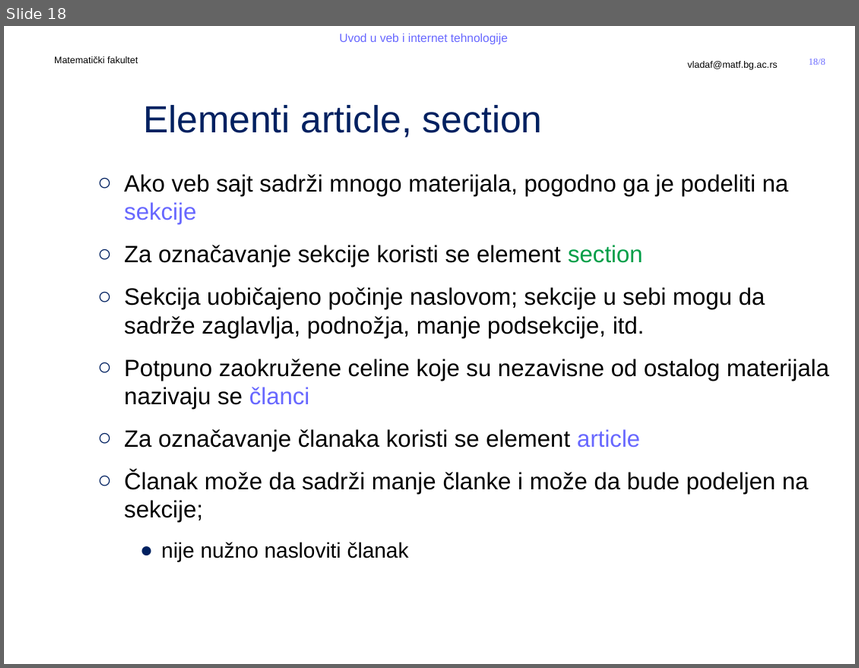
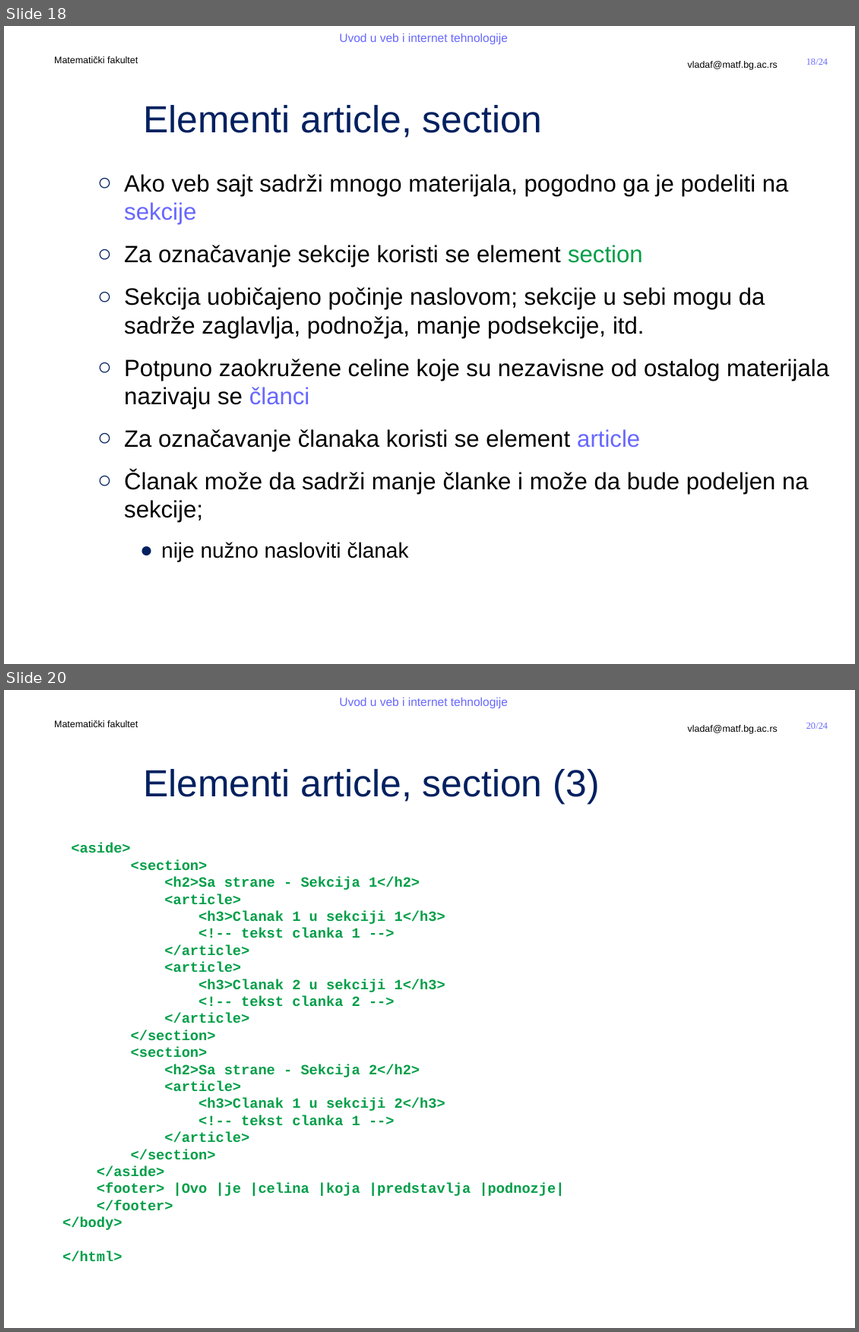
Before and after one commit to MatfUVIT/info, a slide deck: predavanja/prezentacije/UVIT03-01-HTML 5.pptx. Shown one above the other, each under a label of ours: slide 18 before the commit, slides 18 and 20 after it; the slides between them are not shown. The pictures are 859x668 and 859x1332 pixels, drawn with LibreOffice and Linux fonts; fonts in the diff are those of the drawing; background and template pictures are left out. Boxes give left, top, right and bottom in pixels: in the first picture for what was removed or moved away, otherwise in the second. Text is boxed around its words. In the diff, an @@ line names an element or a change of style, - is before the commit and + after.

```diff
--- a/predavanja/prezentacije/UVIT03-01-HTML 5.pptx
+++ b/predavanja/prezentacije/UVIT03-01-HTML 5.pptx
@@ slide 20 added at [4,690,855,1328], background #FFFFFF; not listed: 5 template elements that a slide beside it also shows @@
@@ title added at [143,769,600,804], 32 pt, text #002060 @@
+Elementi article, section (3)
@@ text added at [63,843,565,1262], 12 pt, text #009E47, bold @@
+<aside>
+<section>
+<h2>Sa strane - Sekcija 1</h2>
+<article>
+<h3>Clanak 1 u sekciji 1</h3>
+<!-- tekst clanka 1 -->
+</article>
+<article>
+<h3>Clanak 2 u sekciji 1</h3>
+<!-- tekst clanka 2 -->
+</article>
+</section>
+<section>
+<h2>Sa strane - Sekcija 2</h2>
+<article>
+<h3>Clanak 1 u sekciji 2</h3>
+<!-- tekst clanka 1 -->
+</article>
+</section>
+</aside>
+<footer> |Ovo |je |celina |koja |predstavlja |podnozje|
+</footer>
+</body>
+</html>
@@ page number at [807,59,828,65]: text changed @@
-18/8
+18/24
```
Also in this commit, not shown: 2 slides changed, 3 other slides added, 1 slide removed, 2 other files.
